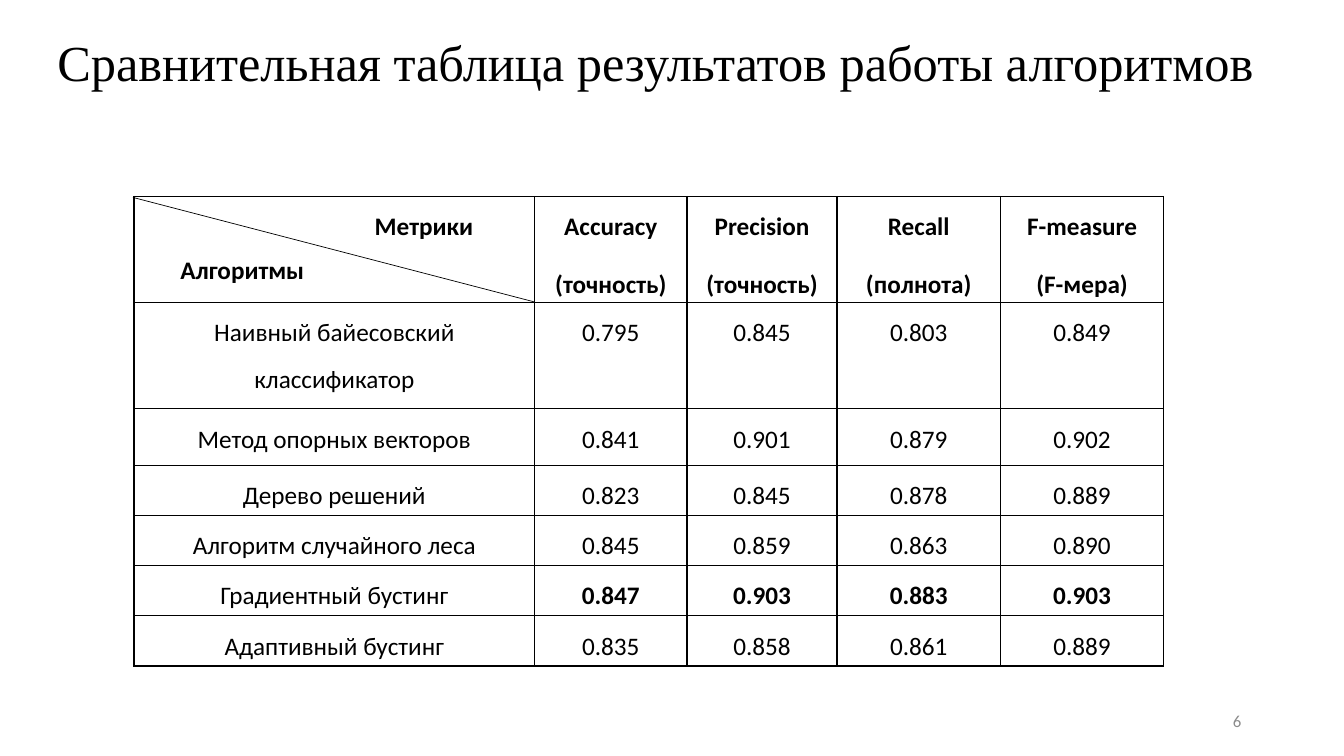
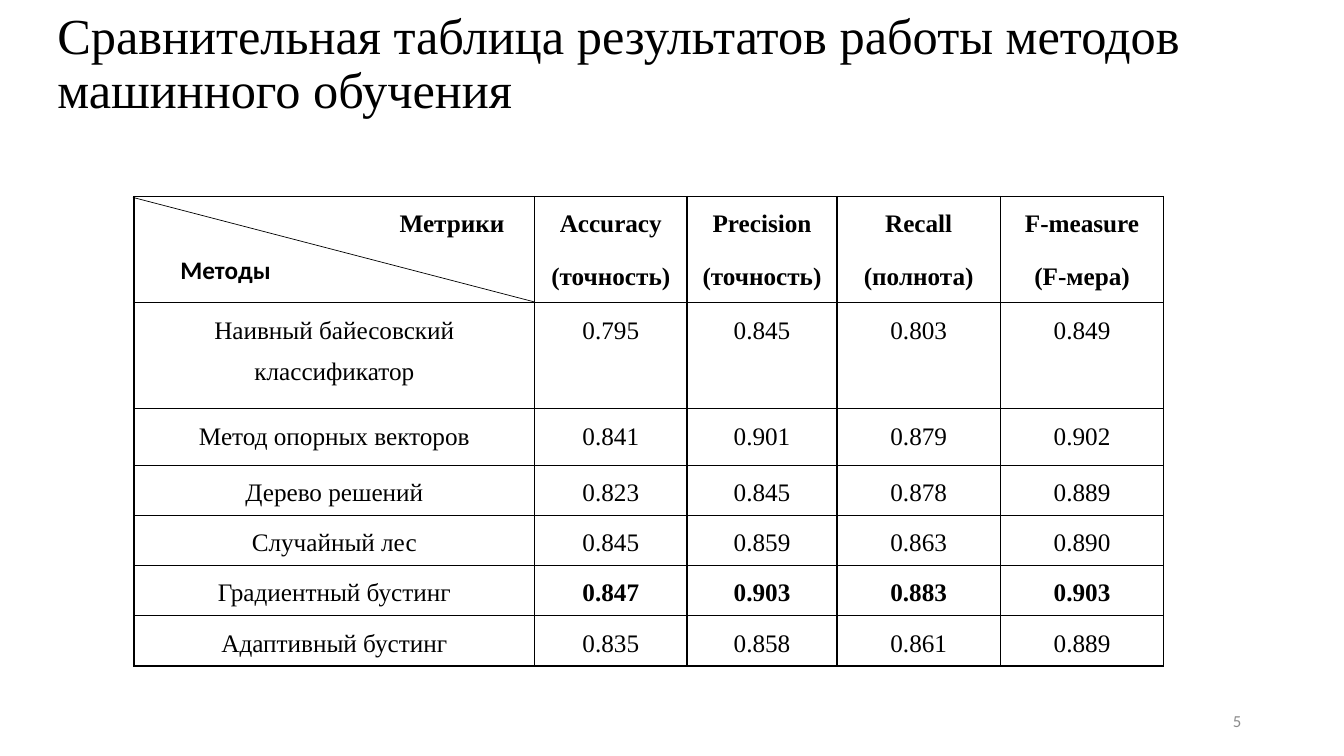
Before and after one commit to ilyasssklimov/bmstu_DefectDetection, a slide deck: slide 5 of doc/presentation/КлимовИС_ВКР_презентация.pptx (slide 6 before the commit). Drawn at 1344x756 pixels with LibreOffice and Linux fonts; fonts in the diff are those of the drawing. Boxes give left, top, right and bottom in pixels: in the first picture for what was removed or moved away, otherwise in the second. Text is boxed around its words. In the diff, an @@ line names an element or a change of style, - is before the commit and + after.

```diff
--- a/doc/presentation/КлимовИС_ВКР_презентация.pptx
+++ b/doc/presentation/КлимовИС_ВКР_презентация.pptx
@@ text at (57, 18, 1180, 119): text changed @@
-Сравнительная таблица результатов работы алгоритмов
+Сравнительная таблица результатов работы методов машинного обучения
@@ table at (134, 197, 1164, 666) @@
-row 5, column 1: Алгоритм случайного леса
+row 5, column 1: Случайный лес
@@ font Calibri to Times New Roman @@
@@ text at (180, 262, 270, 283): text changed @@
-Алгоритмы
+Методы
@@ page number at (1233, 716, 1241, 727): text changed @@
-6
+5
```
Also in this commit, not shown: 11 other slides changed, 4 slides added, 2 slides removed, 11 other files.
